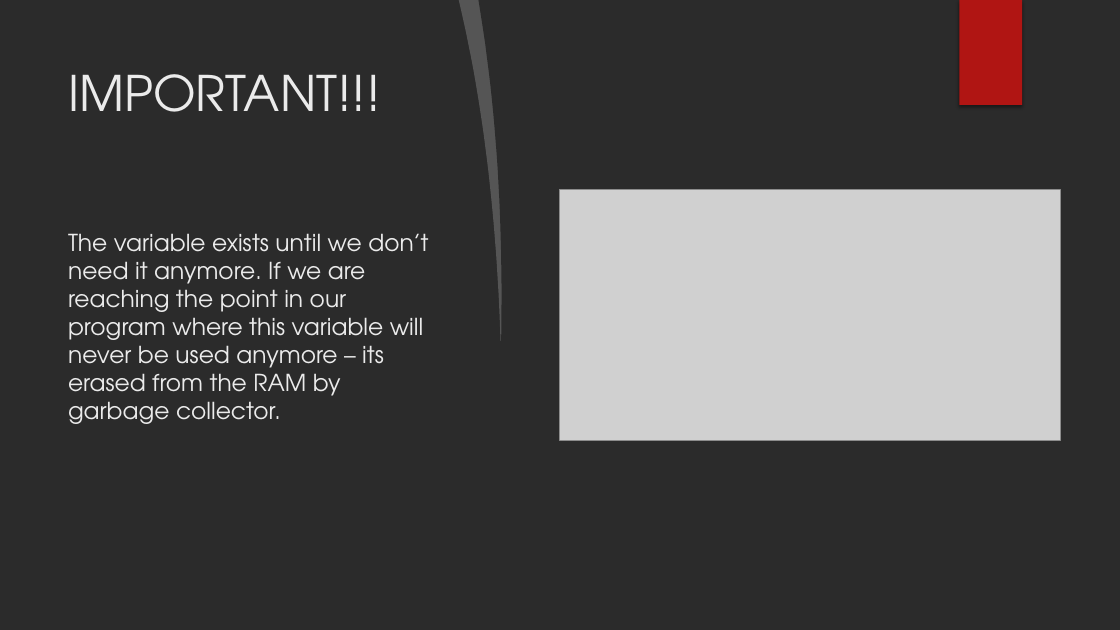
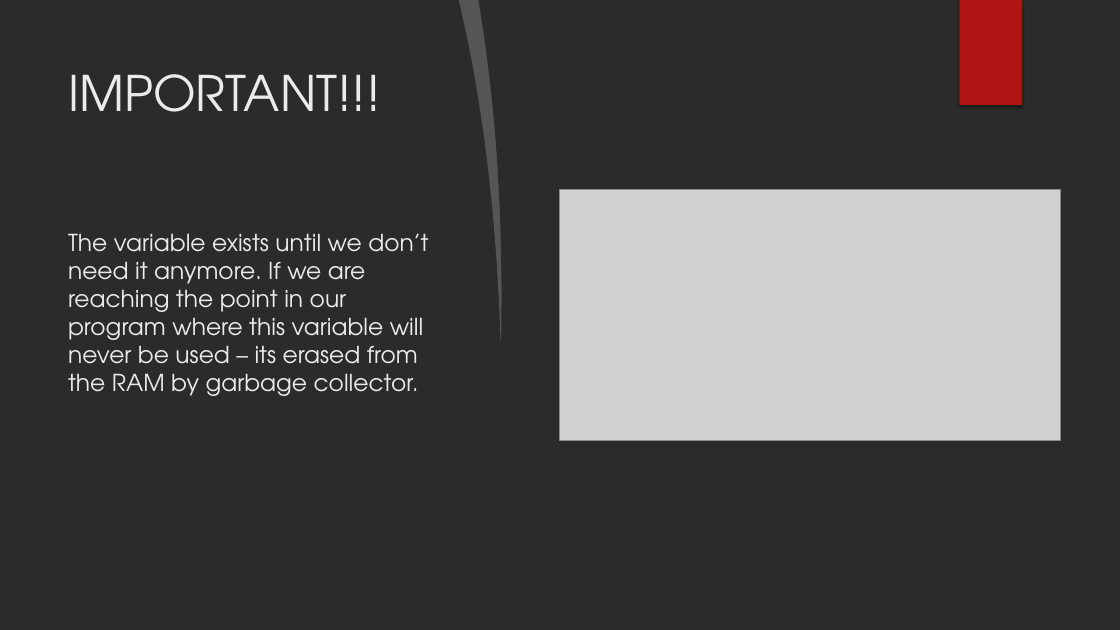
Before and after one commit to D-Voronkov-Official/Learning-Python, a slide deck: slide 17 of Presentations/Variables.pptx (slide 9 before the commit). Drawn at 1120x630 pixels with LibreOffice and Linux fonts; fonts in the diff are those of the drawing; grey boxes stand for pictures; background and template pictures are left out; a plain dark background stands for a picture behind light text. Boxes give left, top, right and bottom in pixels: in the first picture for what was removed or moved away, otherwise in the second. Text is boxed around its words. In the diff, an @@ line names an element or a change of style, - is before the commit and + after.

```diff
--- a/Presentations/Variables.pptx
+++ b/Presentations/Variables.pptx
@@ text at [68,233,428,396]: text changed @@
-The variable exists until we don’t need it anymore. If we are reaching the point in our program where this variable will never be used anymore – its erased from the RAM by garbage collector.
+The variable exists until we don’t need it anymore. If we are reaching the point in our program where this variable will never be used – its erased from the RAM by garbage collector.
```
Also in this commit, not shown: 11 slides added.
